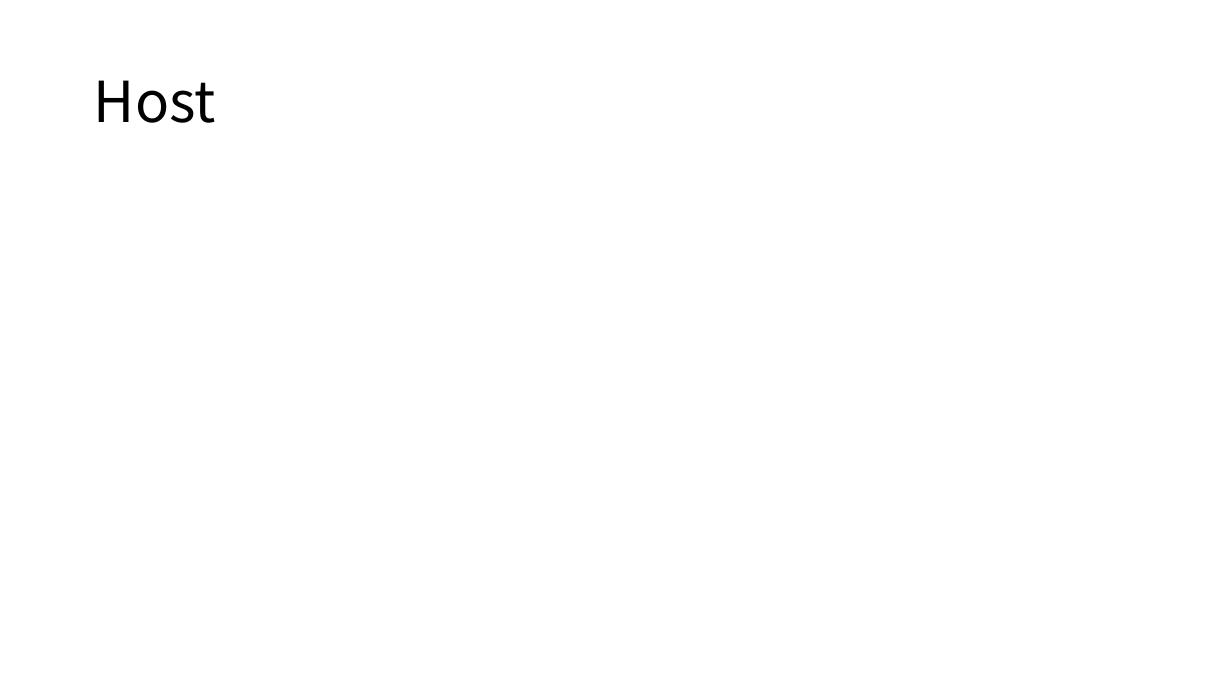
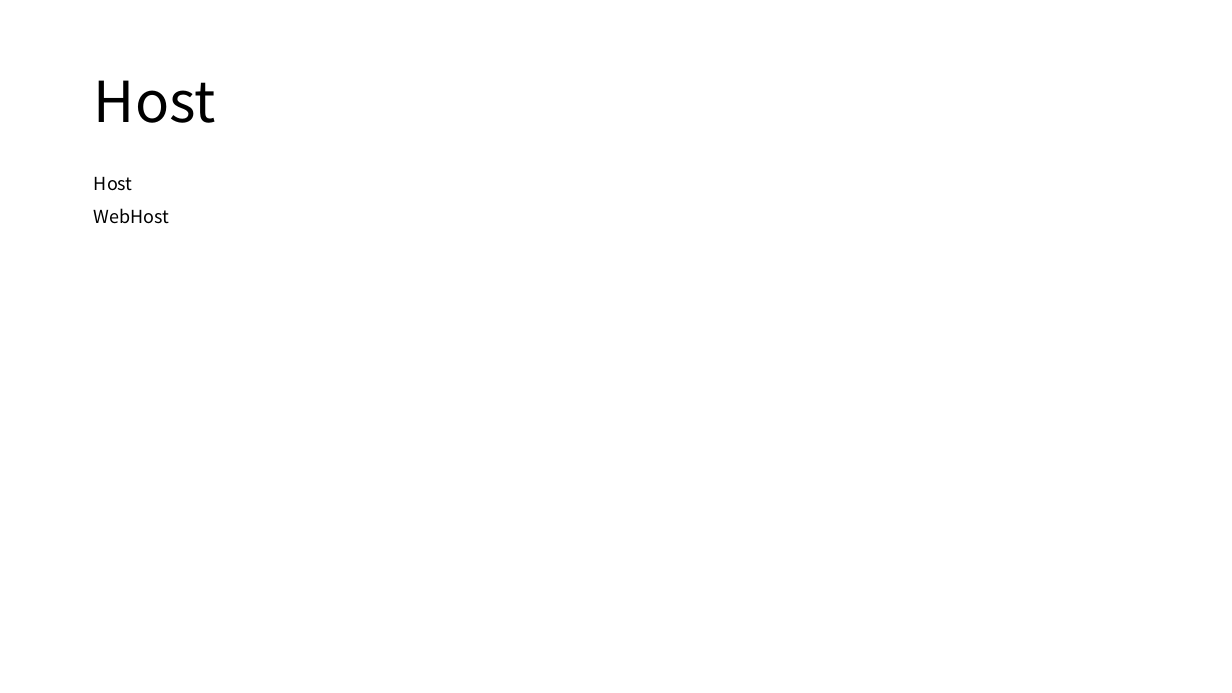
Before and after one commit to axzxs2001/aspnetcore5.0, a slide deck: slide 3 of aspnetcore3.0course/docs/aspnetcore3.0course.pptx. Drawn at 1232x693 pixels with LibreOffice and Linux fonts; fonts in the diff are those of the drawing. Boxes give left, top, right and bottom in pixels: in the first picture for what was removed or moved away, otherwise in the second. Text is boxed around its words. In the diff, an @@ line names an element or a change of style, - is before the commit and + after.

```diff
--- a/aspnetcore3.0course/docs/aspnetcore3.0course.pptx
+++ b/aspnetcore3.0course/docs/aspnetcore3.0course.pptx
@@ text added at bbox=[94, 176, 170, 224], 14 pt, text #000000 @@
+Host
+WebHost
```
Also in this commit, not shown: 3 other files.
